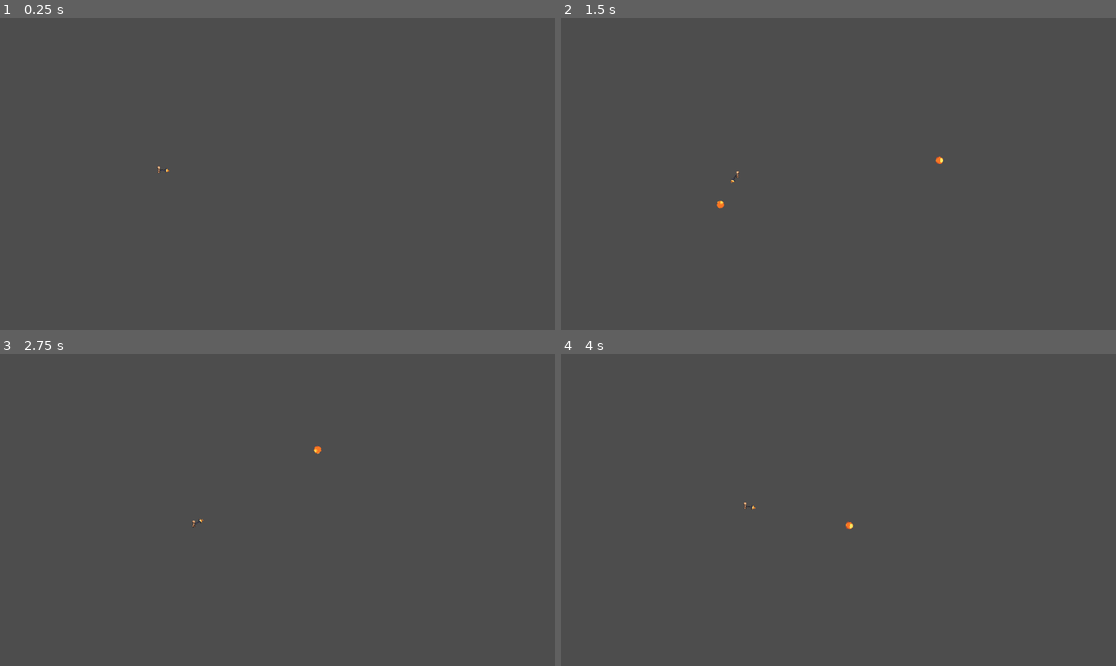
Above: before the commit, frames 1-4 (two rows, left to right).
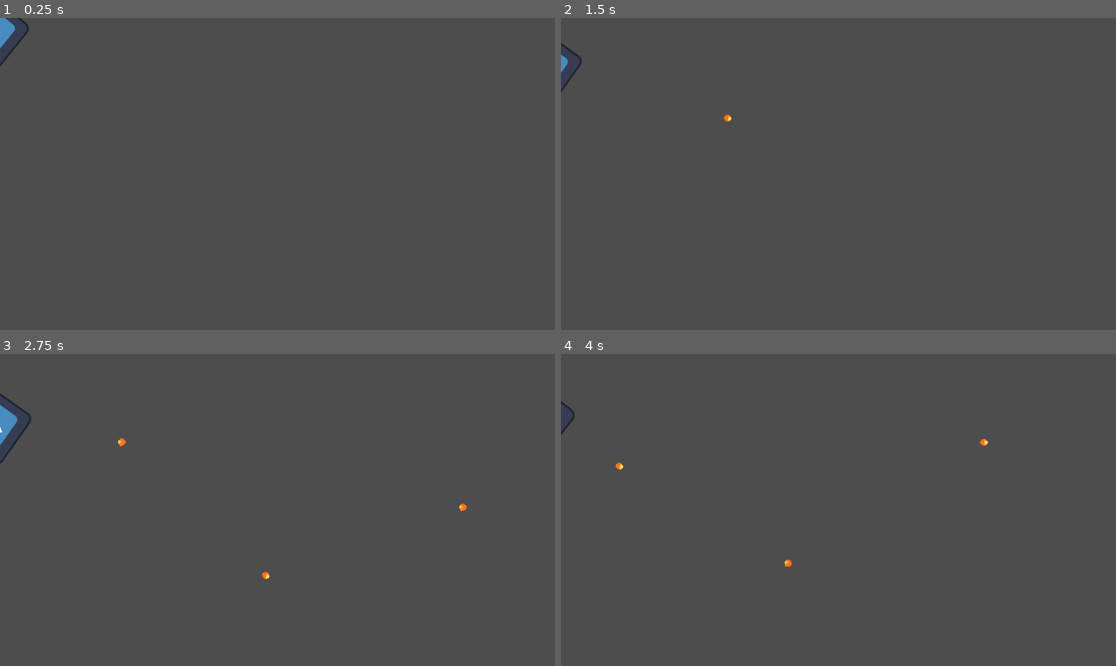
Above: after the commit, the same moments.

Repository: MadeInShineA/goose-defender
Game: Godot game, scene res://scenes/game/game.tscn
Same seed, same stepped clock (60 frames per second), same inputs: the game is played once before the commit and once after it. The engine's default icon, where the game draws it, is replaced by a stand-in: a white triangle on a blue panel in a dark square.
Inputs (mouse positions are in pixels of both pictures, inside the frame that each line leads up to):
- Up to frame 1 (0.25 s): no input
- Up to frame 2 (1.5 s): move the mouse to (960, 158) at 0.52 s; hold D (moving_right) 0.53-1.28 s; click (960, 158) at 0.6 s; move the mouse to (727, 189) at 1.27 s; hold S (moving_down) from 1.28 s (still down); click (727, 189) at 1.35 s
- Up to frame 3 (2.75 s): move the mouse to (333, 441) at 2.02 s; release S (moving_down) at 2.03 s; hold D (moving_right) from 2.03 s (still down); click (333, 441) at 2.1 s
- Up to frame 4 (4 s): move the mouse to (810, 572) at 2.77 s; release D (moving_right) at 2.78 s; hold W (moving_up) 2.78-3.53 s; click (810, 572) at 2.85 s; move the mouse to (1005, 556) at 3.52 s; hold A (moving_left) from 3.53 s (still down); click (1005, 556) at 3.6 s

The runs differ from the first frame. In frame 1, 0.3% of the frame differs, in the area x 0-31%, y 0-50%; in frame 2, 0.2%; in frame 3, 0.5%, in the area x 0-85%, y 12-73%; in frame 4, 0.2%.

Commit message:
Restructured after bad commit

Diff:
--- a/game.tscn
+++ /dev/null
@@ -1,17 +0,0 @@
-[gd_scene load_steps=4 format=3 uid="uid://cmg7usyb3ym41"]
-
-[ext_resource type="PackedScene" uid="uid://0ivogf4nn6u6" path="res://player.tscn" id="1_80nbo"]
-[ext_resource type="PackedScene" uid="uid://ghue8q3t70uy" path="res://enemy.tscn" id="2_e2o6t"]
-[ext_resource type="PackedScene" uid="uid://bspae0apcha5l" path="res://goose.tscn" id="3_feb5d"]
-
-[node name="Node2D" type="Node2D"]
-
-[node name="Player" parent="." instance=ExtResource("1_80nbo")]
-position = Vector2(354, 374)
-rotation = -0.00345038
-
-[node name="Enemy" parent="." instance=ExtResource("2_e2o6t")]
-position = Vector2(128, 324)
-
-[node name="Goose" parent="." instance=ExtResource("3_feb5d")]
-position = Vector2(506, 121)
--- a/player.gd
+++ /dev/null
@@ -1,26 +0,0 @@
-extends CharacterBody2D
-
-
-const MAX_SPEED: int = 500
-const ACCELERATION: int = 10000
-const FRICTION: int = 100000
-
-
-
-func _process(delta: float) -> void:
-	#if get_global_mouse_position().x < global_position.x:
-		#sprite.flip_h = true
-	#else:
-		#sprite.flip_h = false
-
-	var direction = Input.get_vector("moving_left", "moving_right", "moving_up", "moving_down")
-	if direction:
-		velocity.x = move_toward(velocity.x, MAX_SPEED * direction.x, ACCELERATION * delta)
-		velocity.y = move_toward(velocity.y, MAX_SPEED * direction.y, ACCELERATION * delta)
-		#animation_player.play("run")
-	else:
-		velocity.x = move_toward(velocity.x, MAX_SPEED * direction.x, FRICTION * delta)
-		velocity.y = move_toward(velocity.y, MAX_SPEED * direction.y, FRICTION * delta)
-		#animation_player.play("idle")
-
-	move_and_slide()
--- a/project.godot
+++ b/project.godot
@@ -14,10 +14,6 @@
 run/main_scene="uid://cmg7usyb3ym41"
 config/features=PackedStringArray("4.4", "Forward Plus")
 config/icon="res://icon.svg"
-
-[display]
-
-window/size/mode=3
 
 [input]
 
--- a/enemy.gd
+++ b/scenes/enemy/enemy.gd
@@ -1,7 +1,7 @@
 extends CharacterBody2D
 
 @onready var target1 = $"../Player"
-@onready var target2 = $"../Goose"
+@onready var target2 = $"../Player"
 var target: Node2D = null
 var speed = 150
 
--- a/enemy.tscn
+++ b/scenes/enemy/enemy.tscn
@@ -1,17 +1,17 @@
 [gd_scene load_steps=4 format=3 uid="uid://ghue8q3t70uy"]
 
-[ext_resource type="Script" uid="uid://c8rukxam0hmpv" path="res://enemy.gd" id="1_4gyqm"]
-[ext_resource type="Texture2D" uid="uid://dtjis36athxyj" path="res://art/enemyFlyingAlt_1.png" id="2_4gyqm"]
+[ext_resource type="Script" uid="uid://c1wvpwxv6tp6j" path="res://scenes/enemy/enemy.gd" id="1_a3pup"]
+[ext_resource type="Texture2D" uid="uid://33753ss22kl4" path="res://icon.svg" id="2_40wdo"]
 
 [sub_resource type="RectangleShape2D" id="RectangleShape2D_4gyqm"]
 size = Vector2(111, 152)
 
 [node name="Enemy" type="CharacterBody2D"]
-script = ExtResource("1_4gyqm")
+script = ExtResource("1_a3pup")
 
 [node name="Sprite2D" type="Sprite2D" parent="."]
-texture = ExtResource("2_4gyqm")
+texture = ExtResource("2_40wdo")
 
 [node name="CollisionShape2D" type="CollisionShape2D" parent="."]
-position = Vector2(-0.5, 0)
+position = Vector2(0, -12)
 shape = SubResource("RectangleShape2D_4gyqm")
--- a/scenes/game/game.tscn
+++ b/scenes/game/game.tscn
@@ -1,9 +1,12 @@
-[gd_scene load_steps=2 format=3 uid="uid://cmg7usyb3ym41"]
+[gd_scene load_steps=3 format=3 uid="uid://cmg7usyb3ym41"]
 
 [ext_resource type="PackedScene" uid="uid://0ivogf4nn6u6" path="res://scenes/player/player.tscn" id="1_sul5r"]
+[ext_resource type="PackedScene" uid="uid://ghue8q3t70uy" path="res://scenes/enemy/enemy.tscn" id="2_7h61r"]
 
 [node name="Node2D" type="Node2D"]
 
 [node name="Player" parent="." instance=ExtResource("1_sul5r")]
-position = Vector2(329, 316)
+position = Vector2(-104, 128)
 rotation = -0.00345038
+
+[node name="Enemy" parent="." instance=ExtResource("2_7h61r")]
Not shown, removed: enemy.gd.uid
Not shown, added: scenes/enemy/enemy.gd.uid
